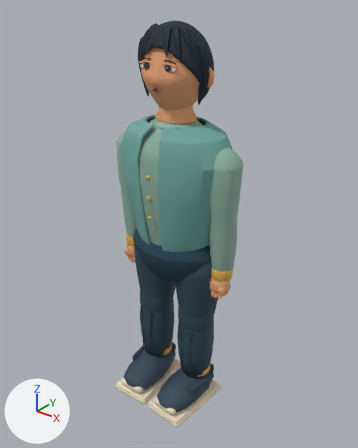
The Blender file models/atrium/residents/lin.blend: old version first, new version second.
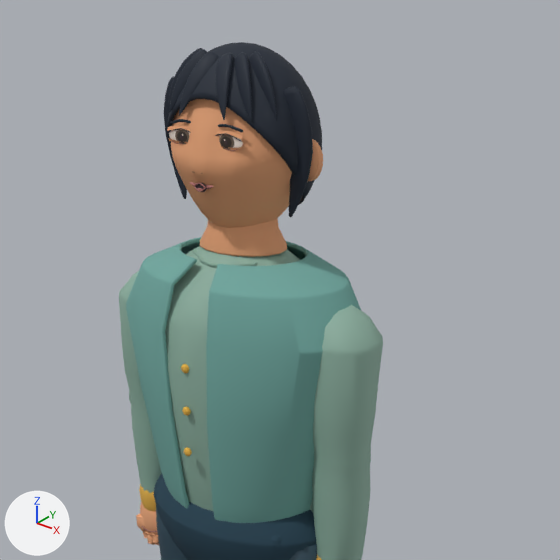
There are two pictures of each version: one whole from a 50 mm camera at (1.215, -1.499, 1.812) aimed at (0.016, 0.0, 0.883), one close up on the part from 16% to 92% of the width and 0% to 60% of the height. The lights are fixed; the arrows at lower left show +X, +Y and +Z. The last two pictures show the newer version.

Script lines for the objects in view, before the commit:
```python
me_hair_swept_fringe_2mesh = bpy.data.meshes.new('Hair swept fringe 2Mesh')
me_hair_swept_fringe_2mesh.from_pydata(...)  # 42 vertices, 50 faces; spans x -0.084..0.003, y -0.189..-0.087, z 0.103..0.285
me_hair_swept_fringe_2mesh.polygons.foreach_set('use_smooth', [True] * 50)
me_hair_swept_fringe_2mesh.materials.append(mat_listener_hair)  # dark blue #272e3a
me_hair_swept_fringe_3mesh = bpy.data.meshes.new('Hair swept fringe 3Mesh')
me_hair_swept_fringe_3mesh.from_pydata(...)  # 42 vertices, 50 faces; spans x -0.004..0.084, y -0.189..-0.087, z 0.103..0.283
me_hair_swept_fringe_3mesh.polygons.foreach_set('use_smooth', [True] * 50)
me_hair_swept_fringe_3mesh.materials.append(mat_listener_hair)  # dark blue #272e3a
ob_hair_swept_fringe_2 = bpy.data.objects.new('Hair swept fringe 2', me_hair_swept_fringe_2mesh)
ob_hair_swept_fringe_2.parent = ob_headpivot
ob_hair_swept_fringe_2.location = (0.0, 0.0, 0.0)
_m = ob_hair_swept_fringe_2.modifiers.new('Soft groomed clump', 'SUBSURF')
_m.render_levels = 1
ob_hair_swept_fringe_3 = bpy.data.objects.new('Hair swept fringe 3', me_hair_swept_fringe_3mesh)
ob_hair_swept_fringe_3.parent = ob_headpivot
ob_hair_swept_fringe_3.location = (0.0, 0.0, 0.0)
_m = ob_hair_swept_fringe_3.modifiers.new('Soft groomed clump', 'SUBSURF')
_m.render_levels = 1
ob_headpivot = bpy.data.objects.new('HeadPivot', None)
ob_headpivot.parent = ob_visualroot
ob_headpivot.location = (0.0, 0.0, 1.516)
ob_headpivot.scale = (0.623, 0.592, 0.589)
# also in view: 'Soft wrap cardigan' at (0.0, 0.002, 1.06); 'Hair swept fringe 4' at (0.06, -0.069, 1.629); 'Head' at (0.0, -0.012, 1.516); 'Hair swept fringe 5' at (0.085, -0.049, 1.629); 'Hair temple 1' at (0.139, -0.023, 1.52)
```
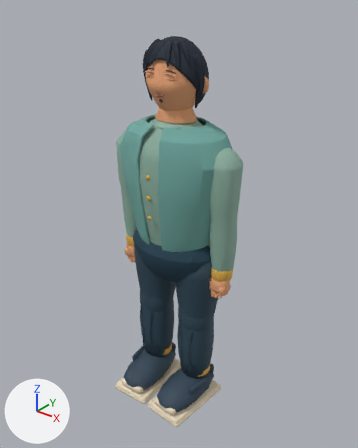
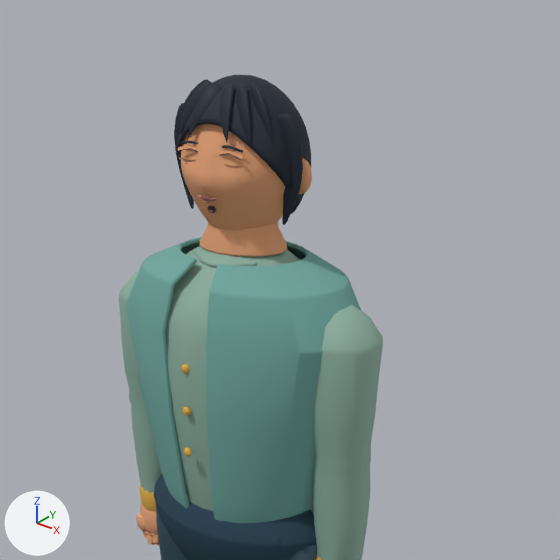
ob_headpivot is not drawn itself; it is the parent of ob_head, ob_earshell__1, ob_earconcha__1, ob_eyepivot__1, ob_browpivot__1, ob_earshell_1, ob_earconcha_1, ob_eyepivot_1.

Where the newer file only moved an object's origin or applied its transform, the numbers keep the older frame.

Boxes [x1, y1, x2, y2] around the edits, measured in the close-ups (560 x 560 px):
```json
{"object": "Head", "change": "moved, rescaled", "before": [171, 99, 292, 228], "after": [181, 124, 285, 230], "on screen": "14% narrower, 18% shorter"}
{"object": "Hair continuous scalp", "change": "moved, rescaled", "before": [167, 42, 322, 207], "after": [177, 75, 311, 214], "on screen": "13% narrower, 16% shorter"}
{"object": "Hair temple 1", "change": "moved, rescaled", "before": [284, 86, 313, 217], "after": [278, 113, 303, 225], "on screen": "13% narrower, 14% shorter"}
{"object": "Hair swept fringe 2", "change": "moved, rescaled", "before": [179, 51, 219, 116], "after": [188, 83, 222, 138], "on screen": "15% narrower, 15% shorter"}
{"object": "Hair swept fringe 5", "change": "moved, rescaled", "before": [249, 51, 277, 121], "after": [248, 83, 272, 143], "on screen": "14% narrower, 14% shorter"}
{"object": "Hair swept fringe 4", "change": "moved, rescaled", "before": [234, 52, 252, 121], "after": [236, 84, 250, 143]}
{"object": "Hair swept fringe 3", "change": "moved, rescaled", "before": [216, 53, 233, 120], "after": [220, 84, 234, 142], "on screen": "17% narrower, 13% shorter"}
{"object": "Hair swept fringe 1", "change": "moved, rescaled", "before": [169, 49, 207, 112], "after": [179, 81, 213, 135], "on screen": "10% narrower, 14% shorter"}
{"object": "Hair temple -1", "change": "moved, rescaled", "before": [164, 76, 187, 199], "after": [174, 103, 194, 209], "on screen": "12% narrower, 14% shorter"}
{"object": "EarShell_1", "change": "moved, rescaled", "before": [307, 139, 323, 182], "after": [298, 158, 312, 194], "on screen": "12% narrower, 16% shorter"}
{"object": "Hair swept fringe 0", "change": "moved, rescaled", "before": [168, 48, 203, 109], "after": [178, 80, 209, 132], "on screen": "11% narrower, 15% shorter"}
{"object": "UpperLidSkin_1", "change": "moved, rescaled", "before": [216, 130, 243, 140], "after": [220, 151, 243, 159], "on screen": "14% narrower, 18% shorter"}
{"object": "UpperLidSkin_-1", "change": "moved, rescaled", "before": [167, 125, 190, 131], "after": [178, 146, 197, 151], "on screen": "17% narrower, 14% shorter"}
{"object": "Brow_1", "change": "moved, rescaled", "before": [218, 124, 243, 132], "after": [221, 145, 243, 153]}
{"object": "Brow_-1", "change": "moved, rescaled", "before": [170, 119, 191, 124], "after": [180, 141, 198, 145], "on screen": "14% narrower, 17% shorter"}
{"object": "MouthClosed", "change": "moved, rescaled", "before": [190, 182, 213, 190], "after": [197, 195, 218, 201]}
{"object": "EyeWhite_-1", "change": "reshaped", "before": [169, 129, 190, 141], "on screen": "not visible afterwards"}
{"object": "LowerLidSkin_1", "change": "moved, rescaled", "before": [220, 146, 242, 150], "after": [224, 164, 242, 168]}
{"object": "LowerLidSkin_-1", "change": "moved, rescaled", "before": [168, 138, 188, 144], "after": [179, 157, 196, 162], "on screen": "14% narrower, 14% shorter"}
{"object": "UpperLid_1", "change": "moved, rescaled", "before": [215, 133, 241, 141], "after": [220, 153, 241, 160], "on screen": "19% narrower, 11% shorter"}
{"object": "UpperLid_-1", "change": "moved, rescaled", "before": [168, 128, 191, 133], "after": [178, 148, 198, 152], "on screen": "12% narrower, 17% shorter"}
{"object": "MouthOpenLowerRim", "change": "moved, rescaled", "before": [194, 186, 205, 192], "after": [201, 198, 211, 203], "on screen": "8% narrower, 14% shorter"}
{"object": "MouthOpenUpperRim", "change": "moved, rescaled", "before": [194, 183, 206, 188], "after": [201, 195, 211, 200]}
```

The change, as JSON lines over the scene's bpy script:
```json
{"op": "set", "path": "ob_headpivot.location", "old": "(0.0, 0.0, 1.516)", "new": "(0.0, 0.0, 1.486)"}
{"op": "set", "path": "ob_headpivot.scale", "old": "(0.623, 0.592, 0.589)", "new": "(0.543, 0.516, 0.513)"}
```
